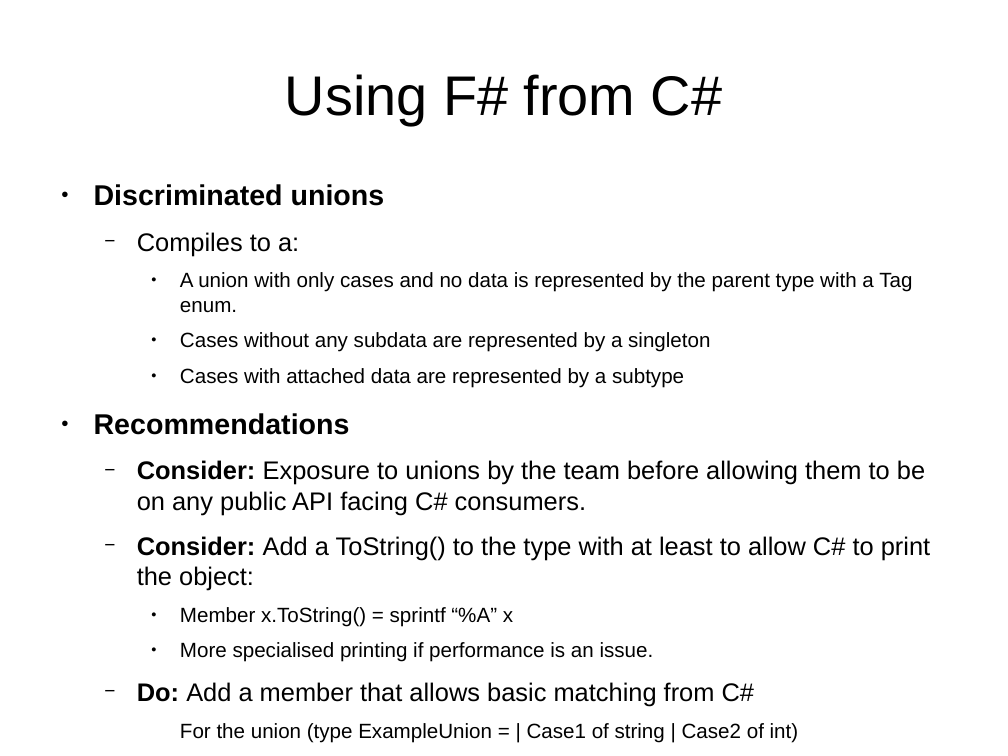
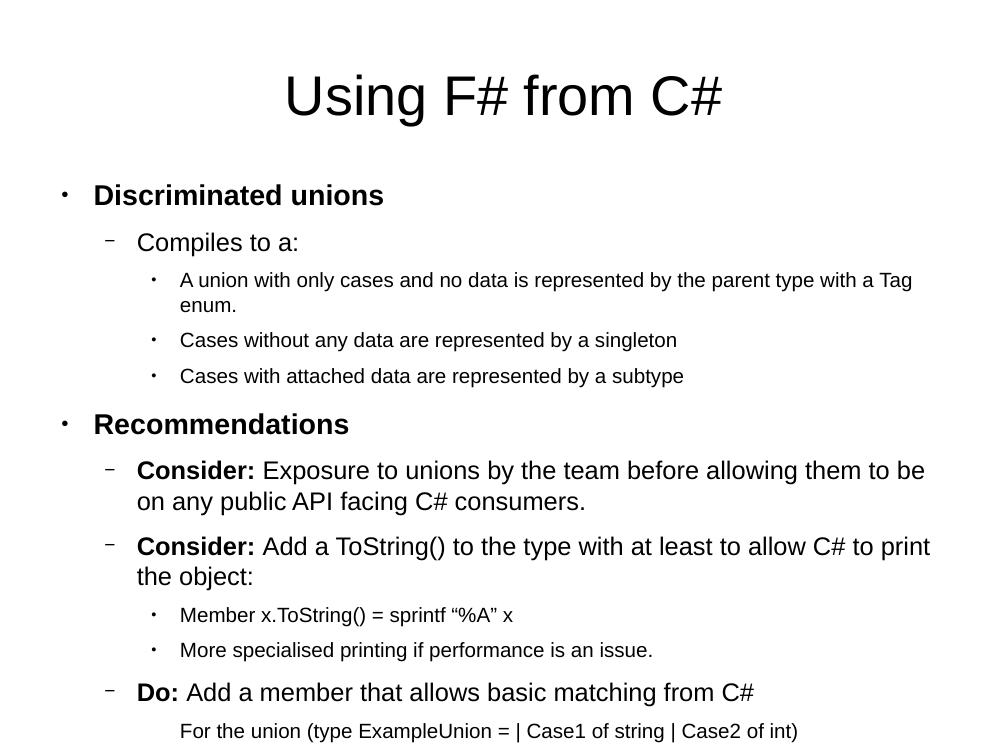
Before and after one commit to mvkara/InteropPresentation, a slide deck: slide 13 of slides/InteroperabilityPresentation.odp. Drawn at 1008x756 pixels with LibreOffice and Linux fonts; fonts in the diff are those of the drawing. Boxes give left, top, right and bottom in pixels: in the first picture for what was removed or moved away, otherwise in the second. Text is boxed around its words. In the diff, an @@ line names an element or a change of style, - is before the commit and + after.

```diff
--- a/slides/InteroperabilityPresentation.odp
+++ b/slides/InteroperabilityPresentation.odp
@@ text at (180,332,677,352): text changed @@
-    ● Cases without any subdata are represented by a singleton
+    ● Cases without any data are represented by a singleton
```
Also in this commit, not shown: 5 other slides changed, 11 other files.
